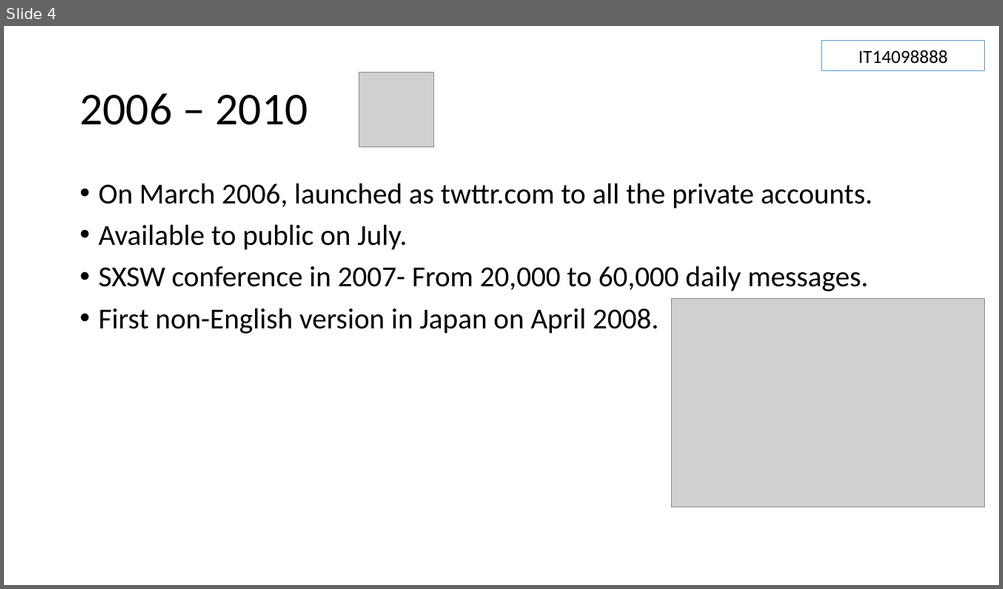
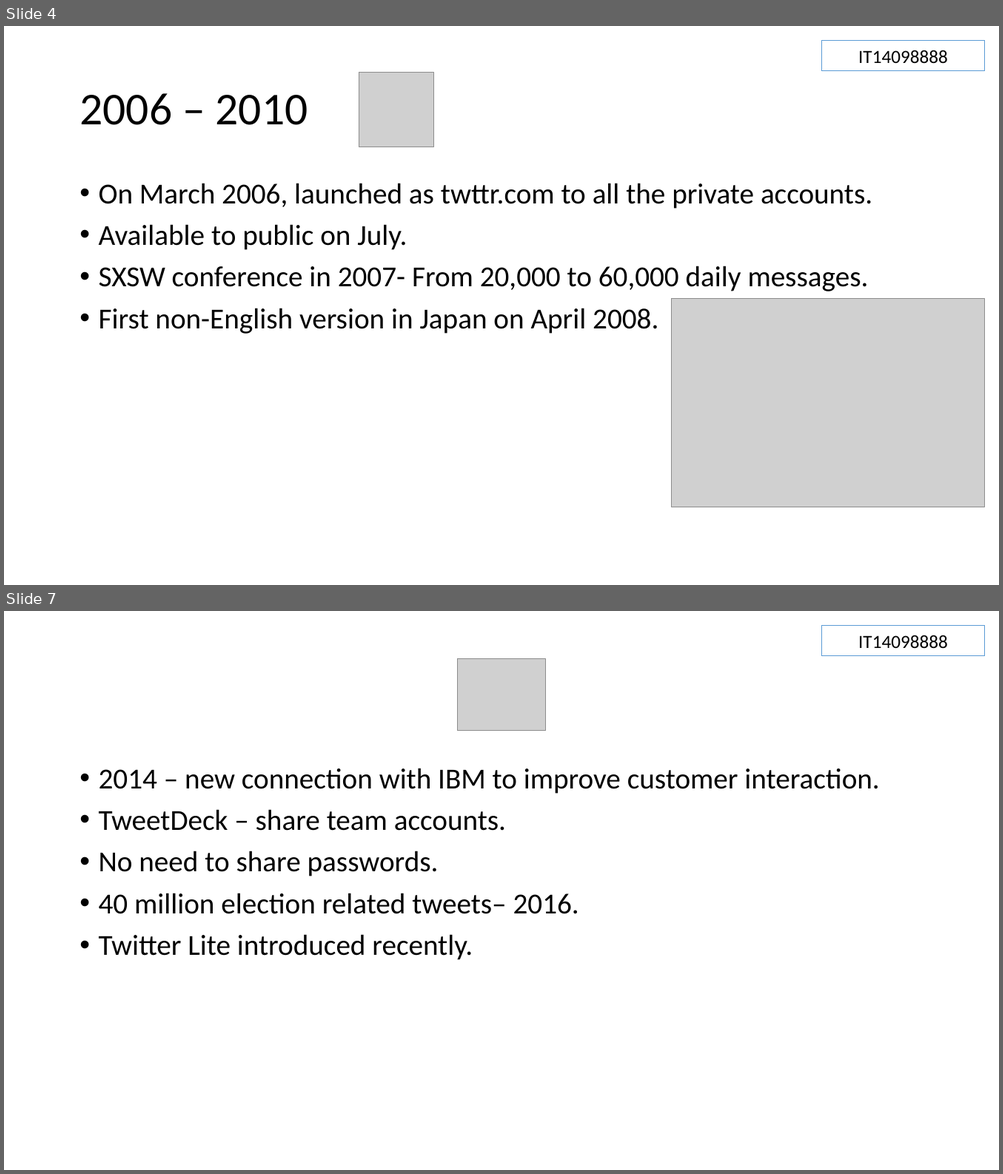
Before and after one commit to Sajith16/SACaseStudy, a slide deck: DSN-QRL-GR2.pptx. Shown one above the other, each under a label of ours: slide 4 before the commit, slides 4 and 7 after it; the slides between them are not shown. The pictures are 1003x589 and 1003x1174 pixels, drawn with LibreOffice and Linux fonts; fonts in the diff are those of the drawing; grey boxes stand for pictures. Boxes give left, top, right and bottom in pixels: in the first picture for what was removed or moved away, otherwise in the second. Text is boxed around its words. In the diff, an @@ line names an element or a change of style, - is before the commit and + after.

Commit message:
Added all my slides need reviews

```diff
--- a/DSN-QRL-GR2.pptx
+++ b/DSN-QRL-GR2.pptx
@@ slide 7 added at [4,611,999,1170], background #FFFFFF @@
@@ rectangle added at [821,626,984,655], outline #5B9BD5 0.75 pt, 18 pt, text #000000 @@
+IT14098888
@@ picture added at [458,659,546,730] @@
@@ text added at [99,768,879,960], 28 pt, text #000000 @@
+• 2014 – new connection with IBM to improve customer interaction.
+• TweetDeck – share team accounts.
+• No need to share passwords.
+• 40 million election related tweets– 2016.
+• Twitter Lite introduced recently.
```
Also in this commit, not shown: 1 slide changed, 1 other slide added.
